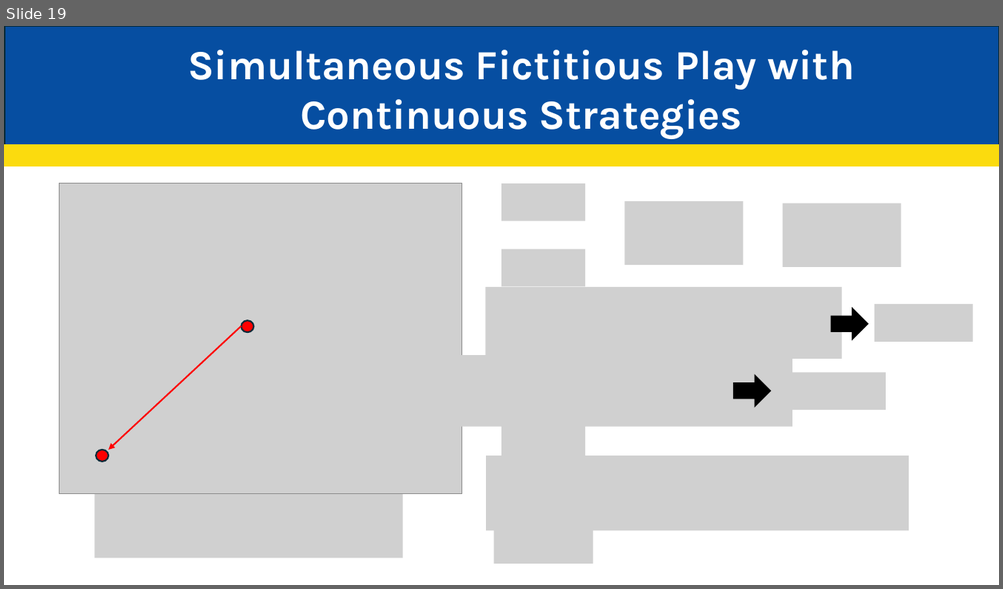
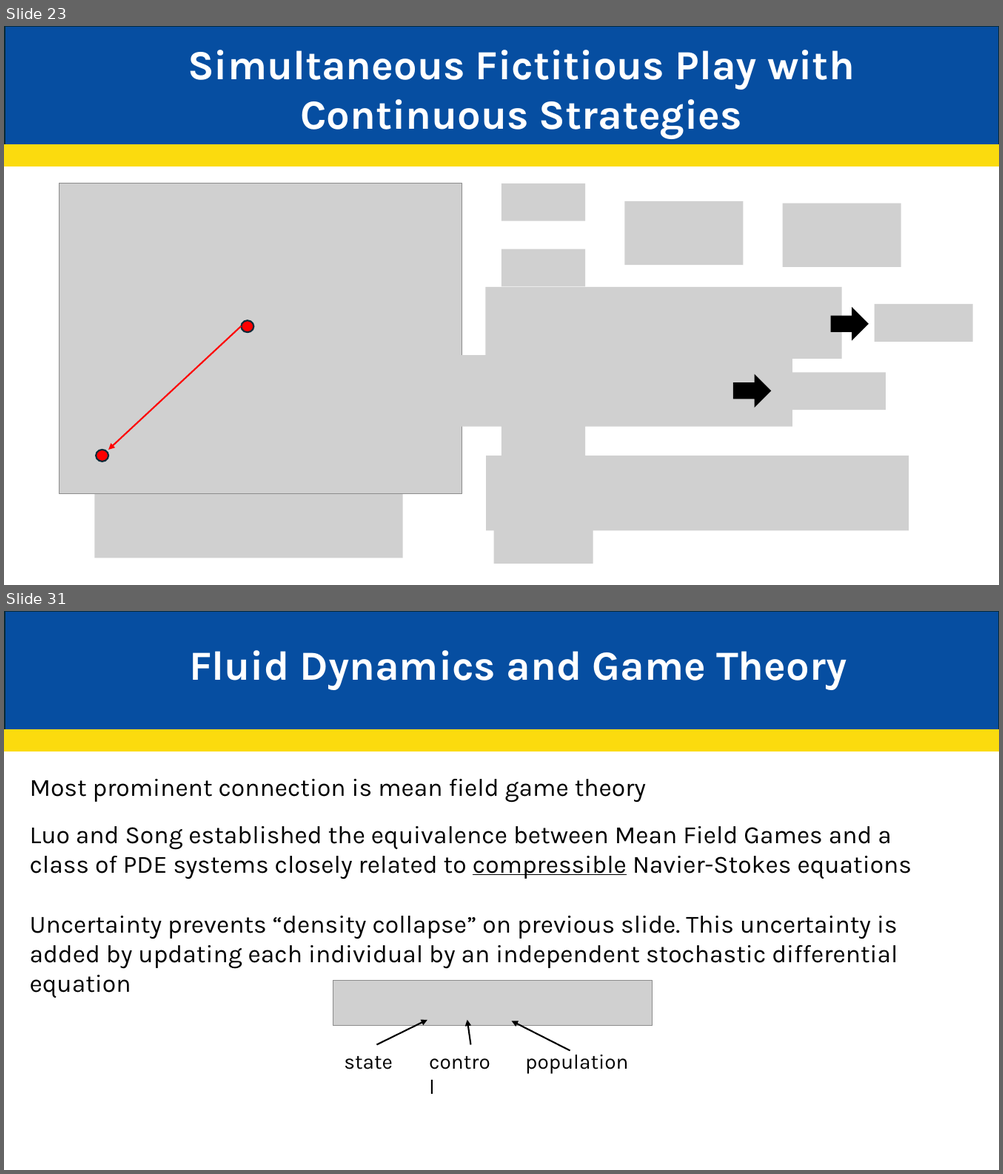
Before and after one commit to JakeCisc210/Candidacy, a slide deck: Reading Course/Presentations/Game Theory Nine.pptx. Shown one above the other, each under a label of ours: slide 19 before the commit, slides 23 and 31 after it; the slides between them are not shown. The pictures are 1003x589 and 1003x1174 pixels, drawn with LibreOffice and Linux fonts; fonts in the diff are those of the drawing; grey boxes stand for pictures. Boxes give left, top, right and bottom in pixels: in the first picture for what was removed or moved away, otherwise in the second. Text is boxed around its words. In the diff, an @@ line names an element or a change of style, - is before the commit and + after.

```diff
--- a/Reading Course/Presentations/Game Theory Nine.pptx
+++ b/Reading Course/Presentations/Game Theory Nine.pptx
@@ slide 31 added at (4,611,999,1170), background #FFFFFF @@
@@ rectangle added at (5,611,999,730), fill #064EA1, outline #092A39 1.5 pt @@
@@ text added at (189,650,846,690), 40 pt, text #FFFFFF, bold @@
+Fluid Dynamics and Game Theory
@@ rectangle added at (4,730,999,751), fill #FBDB0E, outline #FBDB0E 1.5 pt @@
@@ text added at (30,779,646,803), 24 pt, text #000000 @@
+Most prominent connection is mean field game theory
@@ text added at (30,826,912,998), 24 pt, text #000000 @@
+Luo and Song established the equivalence between Mean Field Games and a class of PDE systems closely related to compressible Navier-Stokes equations
+Uncertainty prevents “density collapse” on previous slide. This uncertainty is added by updating each individual by an independent stochastic differential equation
@@ picture added at (333,981,652,1027) @@
@@ arrow added from (376, 1045) to (427, 1020), #000000 1.5 pt @@
@@ arrow added from (470, 1045) to (467, 1020), #000000 1.5 pt @@
@@ arrow added from (570, 1051) to (512, 1022), #000000 1.5 pt @@
@@ text added at (422,1045,502,1078), 20 pt, text #000000 @@
+control
@@ text added at (525,1051,628,1074), 20 pt, text #000000 @@
+population
@@ text added at (344,1056,392,1070), 20 pt, text #000000 @@
+state
@@ what was slide 19 is now slide 23 @@
```
Also in this commit, not shown: 2 slides changed, 11 other slides added, 5 other files.
